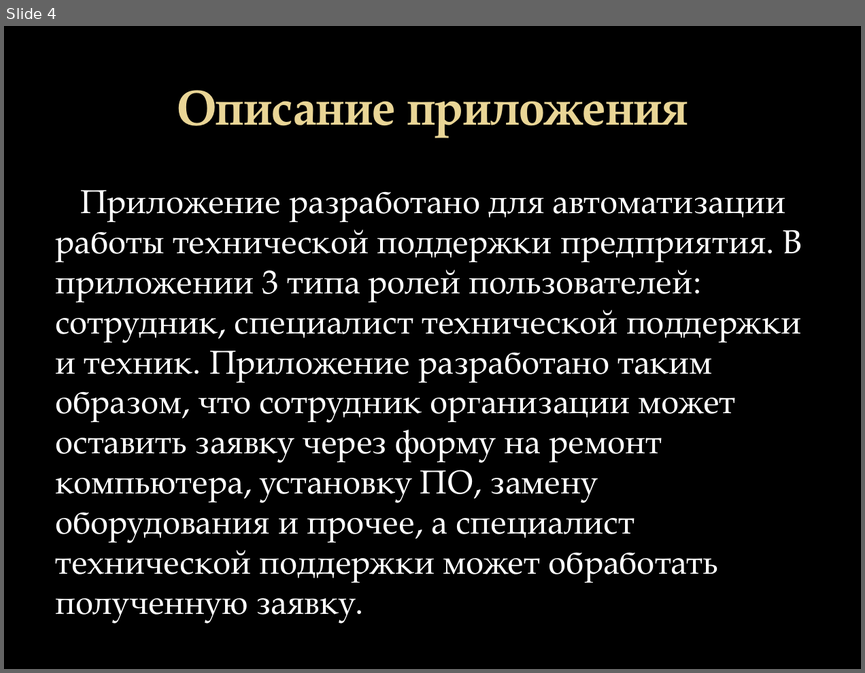
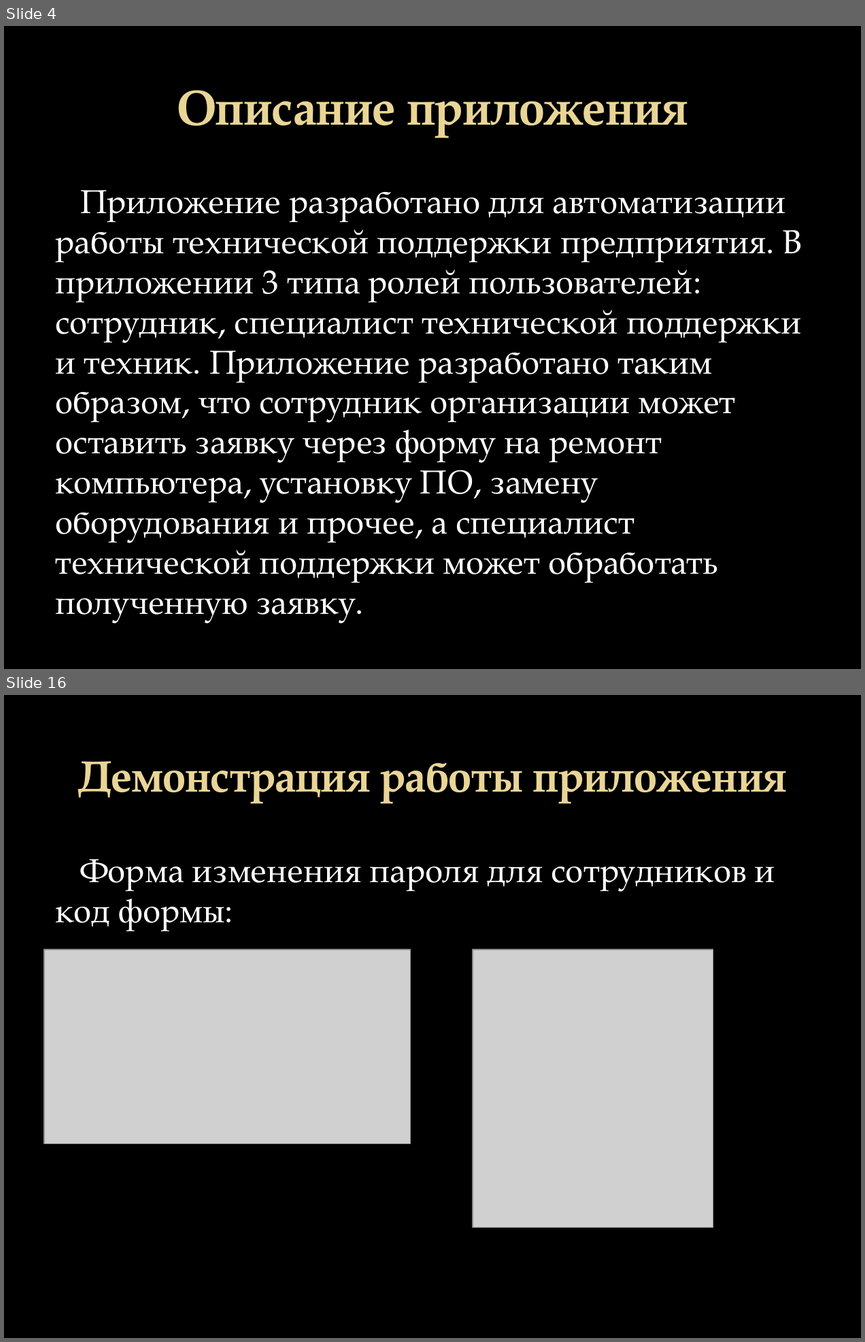
Before and after one commit to Krak12/Abilympics3.0, a slide deck: Abilympics3.0.pptx. Shown one above the other, each under a label of ours: slide 4 before the commit, slides 4 and 16 after it; the slides between them are not shown. The pictures are 865x673 and 865x1342 pixels, drawn with LibreOffice and Linux fonts; fonts in the diff are those of the drawing; grey boxes stand for pictures; background and template pictures are left out. Boxes give left, top, right and bottom in pixels: in the first picture for what was removed or moved away, otherwise in the second. Text is boxed around its words. In the diff, an @@ line names an element or a change of style, - is before the commit and + after.

Commit message:
Change pptx

```diff
--- a/Abilympics3.0.pptx
+++ b/Abilympics3.0.pptx
@@ slide 16 added at box(4, 695, 861, 1338), background picture (left out) @@
@@ title added at box(78, 761, 786, 803), 36.9 pt, text gradient #EAD696 to #E7D081, bold @@
+Демонстрация работы приложения
@@ text added at box(55, 859, 775, 930), 28 pt, text #FFFFFF @@
+Форма изменения пароля для сотрудников и код формы:
@@ picture added at box(44, 949, 410, 1144) @@
@@ picture added at box(473, 949, 713, 1227) @@
```
Also in this commit, not shown: 12 other slides added, 13 slides removed, 5 other files.
